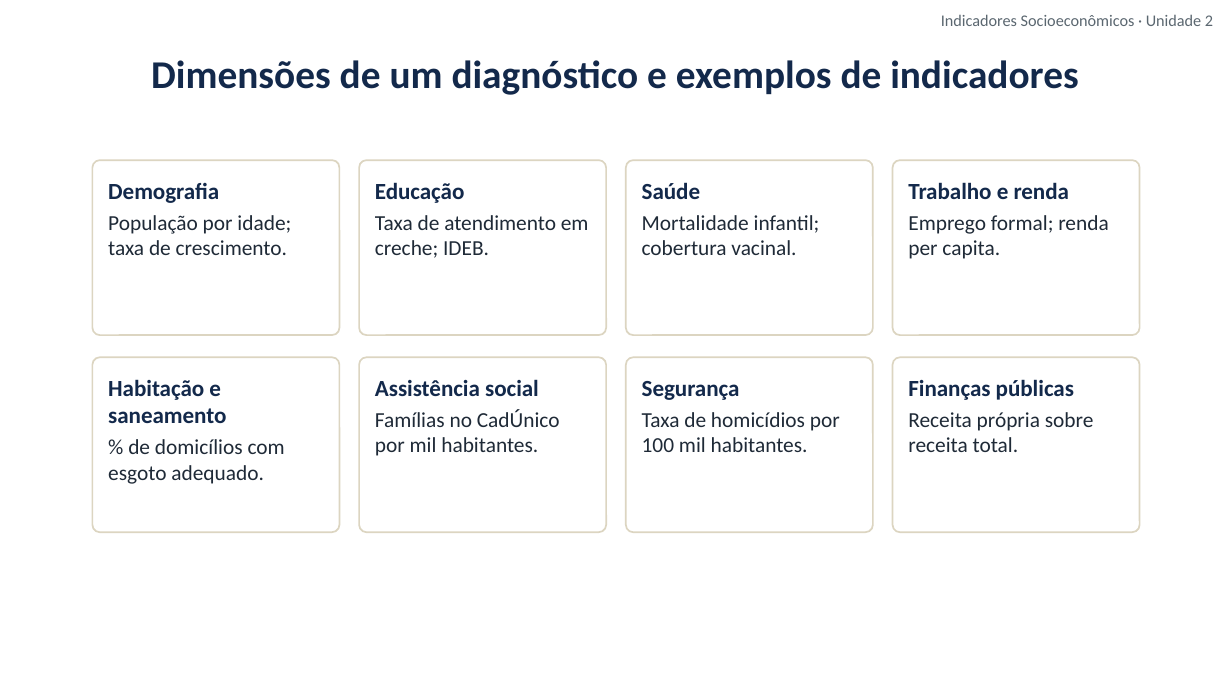
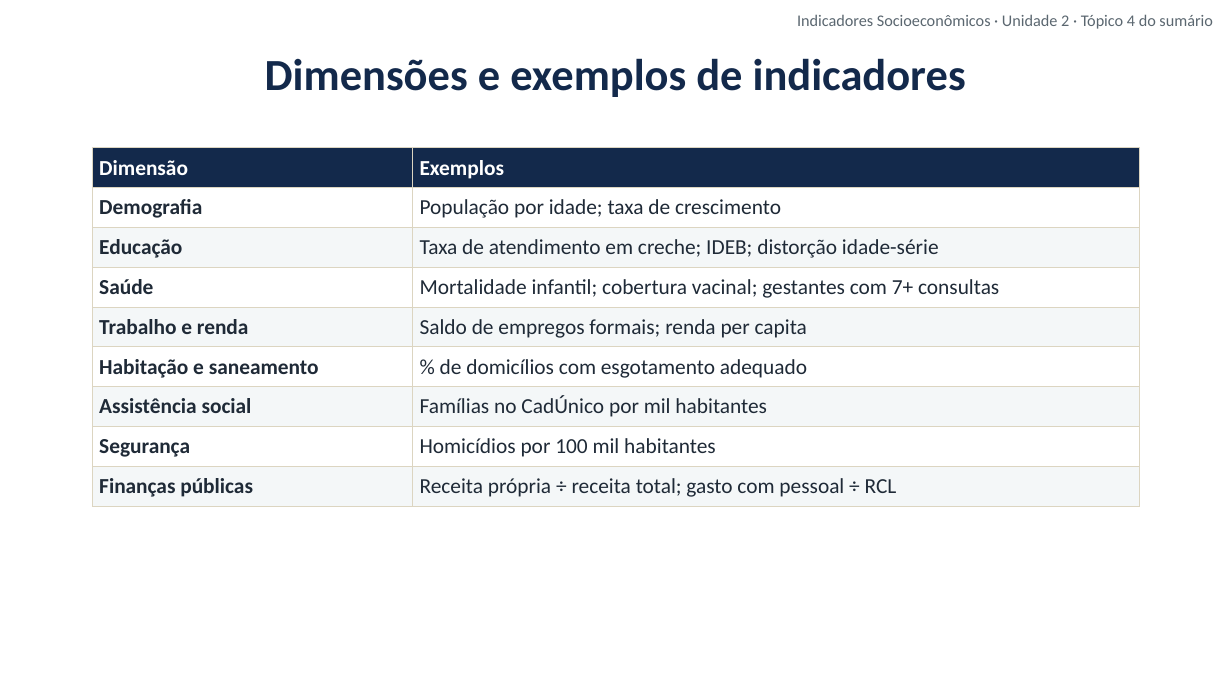
Before and after one commit to cleitonfranco74/gestao_publica, a slide deck: slide 9 of disciplina-08-indicadores-socioeconomicos/materiais/02_Unidade_2_Indicadores_e_Diagnosticos.pptx. Drawn at 1232x693 pixels with LibreOffice and Linux fonts; fonts in the diff are those of the drawing; background and template pictures are left out. Boxes give left, top, right and bottom in pixels: in the first picture for what was removed or moved away, otherwise in the second. Text is boxed around its words. In the diff, an @@ line names an element or a change of style, - is before the commit and + after.

```diff
--- a/disciplina-08-indicadores-socioeconomicos/materiais/02_Unidade_2_Indicadores_e_Diagnosticos.pptx
+++ b/disciplina-08-indicadores-socioeconomicos/materiais/02_Unidade_2_Indicadores_e_Diagnosticos.pptx
@@ text at (797,14,1213,29): text changed @@
-Indicadores Socioeconômicos · Unidade 2
+Indicadores Socioeconômicos · Unidade 2 · Tópico 4 do sumário
@@ text at (265,58,966,97): text changed; size 23 to 26 pt @@
-Dimensões de um diagnóstico e exemplos de indicadores
+Dimensões e exemplos de indicadores
@@ table added at (92,148,1140,501), 9 rows, 2 columns @@
+Dimensão | Exemplos
+Demografia | População por idade; taxa de crescimento
+Educação | Taxa de atendimento em creche; IDEB; distorção idade-série
+Saúde | Mortalidade infantil; cobertura vacinal; gestantes com 7+ consultas
+Trabalho e renda | Saldo de empregos formais; renda per capita
+Habitação e saneamento | % de domicílios com esgotamento adequado
+Assistência social | Famílias no CadÚnico por mil habitantes
+Segurança | Homicídios por 100 mil habitantes
+Finanças públicas | Receita própria ÷ receita total; gasto com pessoal ÷ RCL
@@ rounded rectangle removed at (92,160,339,335) @@
-Demografia
-População por idade; taxa de crescimento.
@@ rounded rectangle removed at (360,160,606,335) @@
-Educação
-Taxa de atendimento em creche; IDEB.
@@ rounded rectangle removed at (626,160,872,335) @@
-Saúde
-Mortalidade infantil; cobertura vacinal.
@@ rounded rectangle removed at (893,160,1140,335) @@
-Trabalho e renda
-Emprego formal; renda per capita.
@@ rounded rectangle removed at (92,357,339,532) @@
-Habitação e saneamento
-% de domicílios com esgoto adequado.
@@ rounded rectangle removed at (360,357,606,532) @@
-Assistência social
-Famílias no CadÚnico por mil habitantes.
@@ rounded rectangle removed at (626,357,872,532) @@
-Segurança
-Taxa de homicídios por 100 mil habitantes.
@@ rounded rectangle removed at (893,357,1140,532) @@
-Finanças públicas
-Receita própria sobre receita total.
```
Also in this commit, not shown: 13 other slides changed, 1 slide added, 8 other files.
